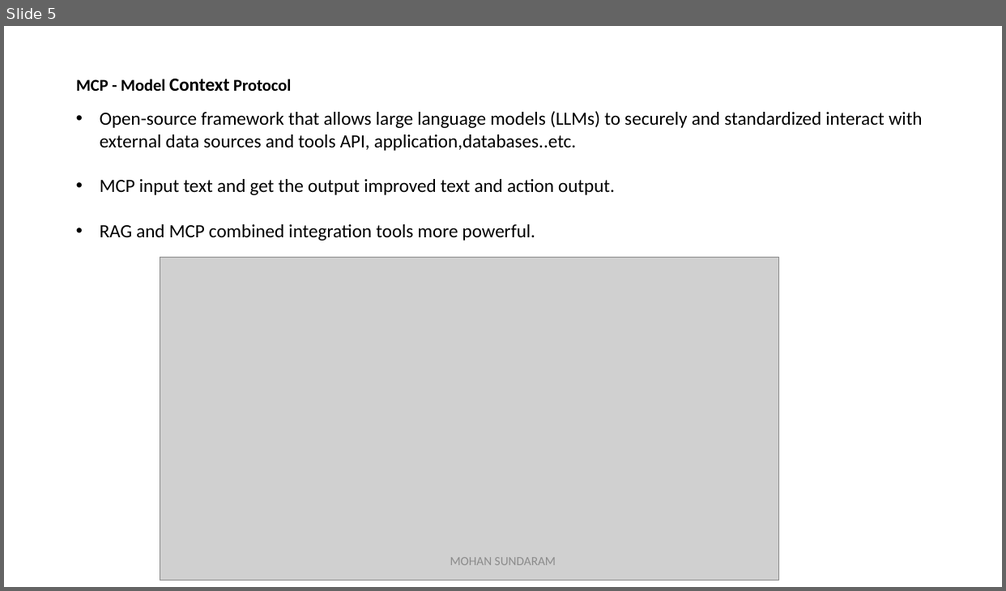
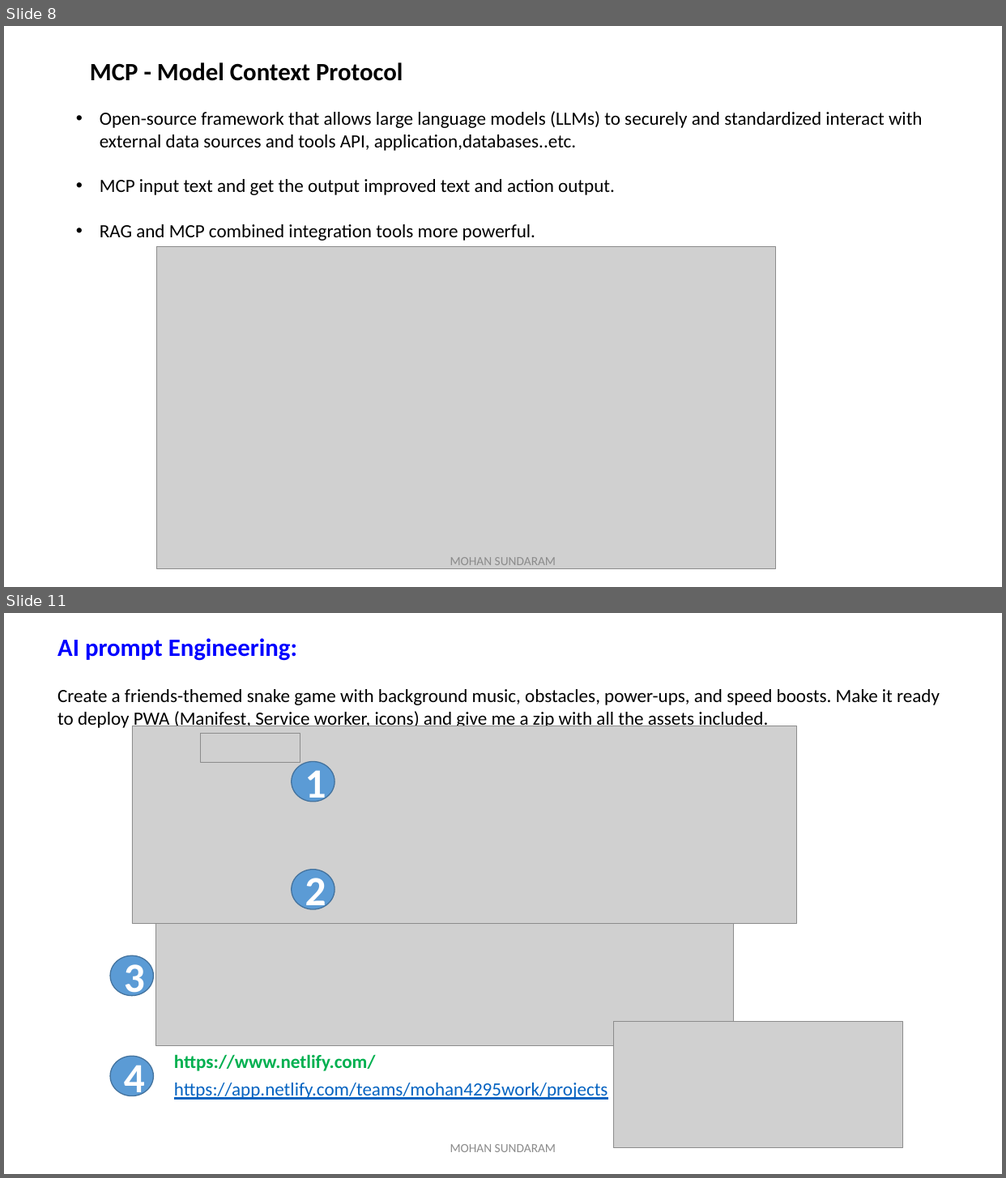
Before and after one commit to mohan4295work/Doc, a slide deck: Artificial Intelligence.pptx. Shown one above the other, each under a label of ours: slide 5 before the commit, slides 8 and 11 after it; the slides between them are not shown. The pictures are 1006x591 and 1006x1178 pixels, drawn with LibreOffice and Linux fonts; fonts in the diff are those of the drawing; grey boxes stand for pictures. Boxes give left, top, right and bottom in pixels: in the first picture for what was removed or moved away, otherwise in the second. Text is boxed around its words. In the diff, an @@ line names an element or a change of style, - is before the commit and + after.

```diff
--- a/Artificial Intelligence.pptx
+++ b/Artificial Intelligence.pptx
@@ slide 11 added at (x1=4, y1=613, x2=1002, y2=1174), background #FFFFFF @@
@@ text added at (x1=57, y1=638, x2=940, y2=730), 18 pt, text #000000 @@
+AI prompt Engineering:
+Create a friends-themed snake game with background music, obstacles, power-ups, and speed boosts. Make it ready to deploy PWA (Manifest, Service worker, icons) and give me a zip with all the assets included.
@@ picture added at (x1=132, y1=726, x2=798, y2=924) @@
@@ picture added at (x1=201, y1=734, x2=300, y2=763) @@
@@ ellipse added at (x1=292, y1=762, x2=335, y2=802), fill #5B9BD5, outline #43739E 1 pt, 40 pt, text #FFFFFF, bold @@
+1
@@ ellipse added at (x1=292, y1=870, x2=335, y2=909), fill #5B9BD5, outline #43739E 1 pt, 40 pt, text #FFFFFF, bold @@
+2
@@ picture added at (x1=156, y1=924, x2=734, y2=1046) @@
@@ ellipse added at (x1=110, y1=956, x2=154, y2=995), fill #5B9BD5, outline #43739E 1 pt, 40 pt, text #FFFFFF, bold @@
+3
@@ picture added at (x1=613, y1=1022, x2=903, y2=1148) @@
@@ ellipse added at (x1=110, y1=1056, x2=154, y2=1096), fill #5B9BD5, outline #43739E 1 pt, 40 pt, text #FFFFFF, bold @@
+4
@@ text added at (x1=174, y1=1054, x2=376, y2=1071), 18 pt, text #00B050, bold @@
+https://www.netlify.com/
@@ text added at (x1=174, y1=1083, x2=608, y2=1100), 18 pt, text #0563C1, underline @@
+https://app.netlify.com/teams/mohan4295work/projects
@@ text added at (x1=450, y1=1144, x2=556, y2=1152), 12 pt, text #8C8C8C @@
+MOHAN SUNDARAM
@@ what was slide 5 is now slide 8 @@
@@ slide 8 changed as well @@
@@ title "MCP - Model Context Protocol" moved from (x1=76, y1=79, x2=291, y2=91) to (x1=90, y1=62, x2=403, y2=81) @@
@@ title "MCP - Model Context Protocol" at (x1=90, y1=62, x2=403, y2=81): size 16 to 24 pt in "MCP - Model Protocol"; size 18 to 24 pt in "Context" @@
@@ picture moved from (x1=160, y1=258, x2=778, y2=580) to (x1=157, y1=246, x2=775, y2=569) @@
```
Also in this commit, not shown: 5 other slides changed, 6 other slides added, 1 slide removed.
